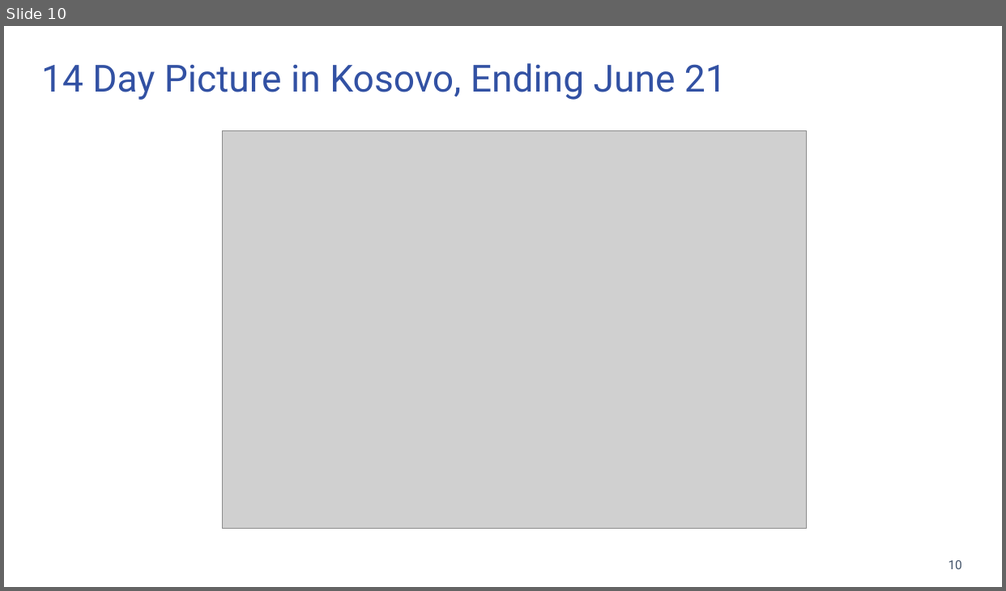
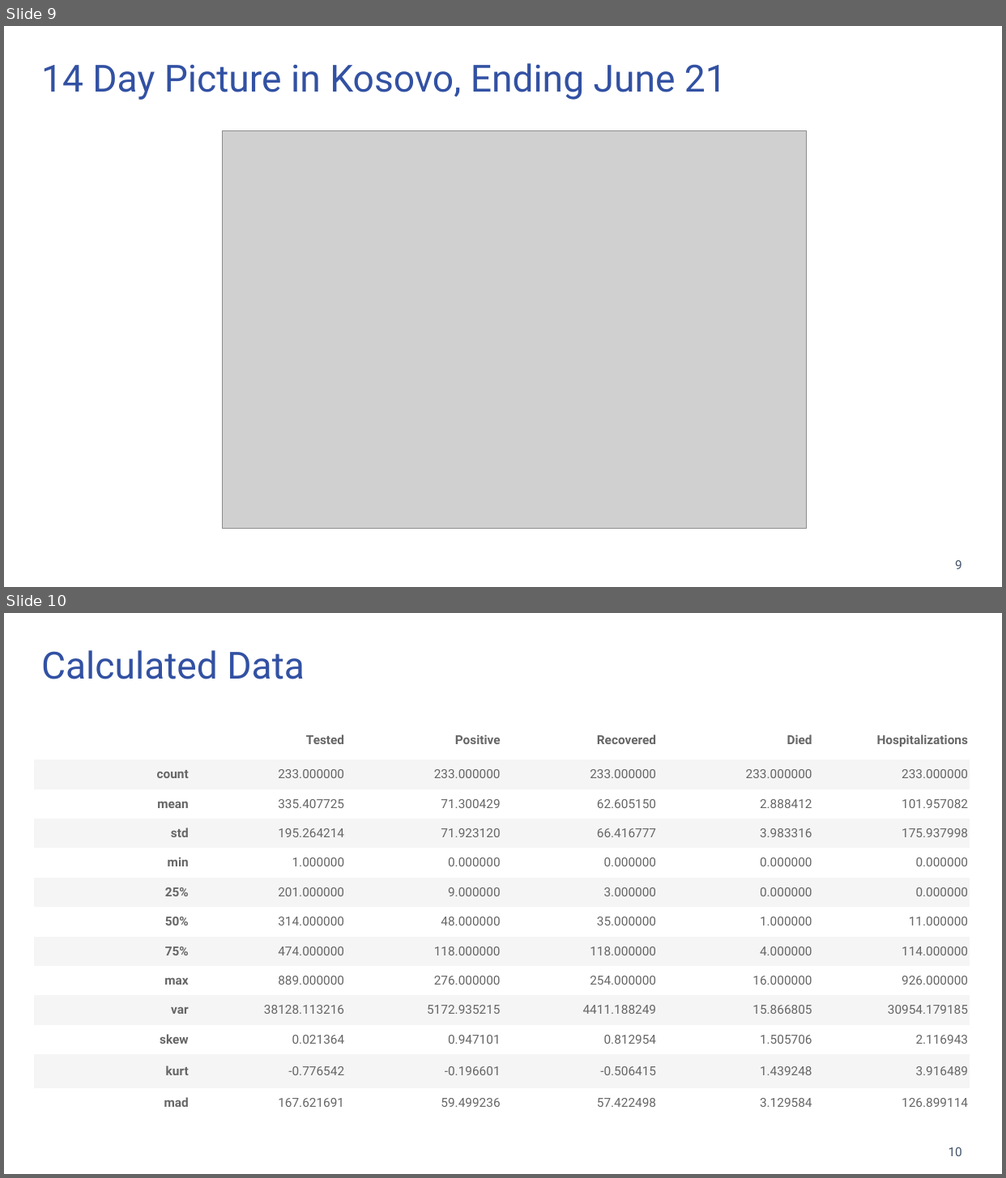
Before and after one commit to bnice5000/DoS_IMO_PRI_STATS_DEMO, a slide deck: Kosovo_Stats.pptx. Shown one above the other, each under a label of ours: slide 10 before the commit, slides 9 and 10 after it. The pictures are 1006x591 and 1006x1178 pixels, drawn with LibreOffice and Linux fonts; fonts in the diff are those of the drawing; grey boxes stand for pictures; background and template pictures are left out. Boxes give left, top, right and bottom in pixels: in the first picture for what was removed or moved away, otherwise in the second. Text is boxed around its words. In the diff, an @@ line names an element or a change of style, - is before the commit and + after.

```diff
--- a/Kosovo_Stats.pptx
+++ b/Kosovo_Stats.pptx
@@ slide 10 added at [4, 613, 1002, 1174], background #FFFFFF @@
@@ text added at [41, 650, 305, 679], 36 pt, text #3251A3 @@
+Calculated Data
@@ table added at [34, 721, 968, 1118], 13 rows, 6 columns @@
+ | Tested | Positive | Recovered | Died | Hospitalizations
+count | 233.000000 | 233.000000 | 233.000000 | 233.000000 | 233.000000
+mean | 335.407725 | 71.300429 | 62.605150 | 2.888412 | 101.957082
+std | 195.264214 | 71.923120 | 66.416777 | 3.983316 | 175.937998
+min | 1.000000 | 0.000000 | 0.000000 | 0.000000 | 0.000000
+25% | 201.000000 | 9.000000 | 3.000000 | 0.000000 | 0.000000
+50% | 314.000000 | 48.000000 | 35.000000 | 1.000000 | 11.000000
+75% | 474.000000 | 118.000000 | 118.000000 | 4.000000 | 114.000000
+max | 889.000000 | 276.000000 | 254.000000 | 16.000000 | 926.000000
+var | 38128.113216 | 5172.935215 | 4411.188249 | 15.866805 | 30954.179185
+skew | 0.021364 | 0.947101 | 0.812954 | 1.505706 | 2.116943
+kurt | -0.776542 | -0.196601 | -0.506415 | 1.439248 | 3.916489
+mad | 167.621691 | 59.499236 | 57.422498 | 3.129584 | 126.899114
@@ page number added at [948, 1148, 962, 1157], 12 pt, text #44546A @@
+10
@@ what was slide 10 is now slide 9 @@
@@ page number at [955, 561, 962, 570]: text changed @@
-10
+9
```
Also in this commit, not shown: 1 slide changed, 11 other slides added, 5 slides removed, 3 other files.
